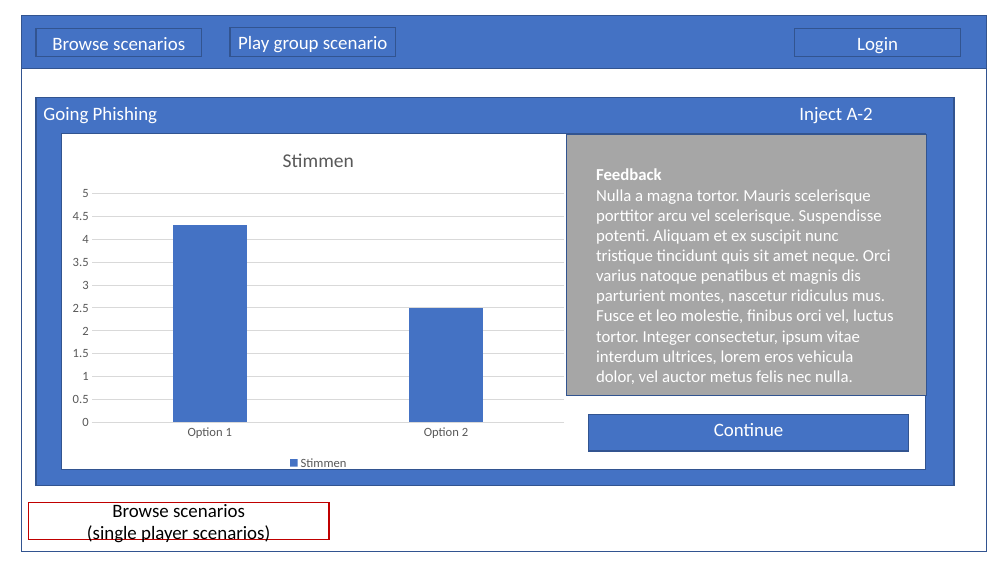
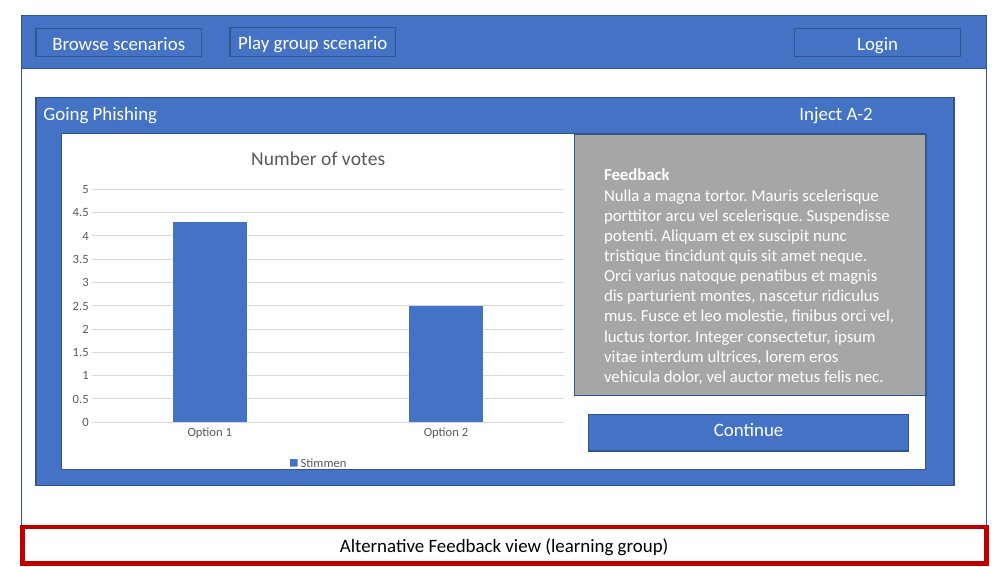
Before and after one commit to Elias-Ladenburger/CSEP, a slide deck: slide 12 of artefacts/concept-1.0/ideation/Lofi Wireframes.pptx (slide 11 before the commit). Drawn at 1008x567 pixels with LibreOffice and Linux fonts; fonts in the diff are those of the drawing. Boxes give left, top, right and bottom in pixels: in the first picture for what was removed or moved away, otherwise in the second. Text is boxed around its words. In the diff, an @@ line names an element or a change of style, - is before the commit and + after.

```diff
--- a/artefacts/concept-1.0/ideation/Lofi Wireframes.pptx
+++ b/artefacts/concept-1.0/ideation/Lofi Wireframes.pptx
@@ rectangle: place and size @@
-rectangle at [22,15,987,552]
+rectangle at [22,15,987,526]
@@ column chart at [63,132,575,473] @@
@@ title "Stimmen" to "Number of votes " @@
@@ rectangle "Feedback": place and size @@
-rectangle "Feedback" at [566,135,926,396]
+rectangle "Feedback" at [575,135,926,396]
@@ text in rectangle at [604,189,894,384]: text changed @@
-Nulla a magna tortor. Mauris scelerisque porttitor arcu vel scelerisque. Suspendisse potenti. Aliquam et ex suscipit nunc tristique tincidunt quis sit amet neque. Orci varius natoque penatibus et magnis dis parturient montes, nascetur ridiculus mus. Fusce et leo molestie, finibus orci vel, luctus tortor. Integer consectetur, ipsum vitae interdum ultrices, lorem eros vehicula dolor, vel auctor metus felis nec nulla.
+Nulla a magna tortor. Mauris scelerisque porttitor arcu vel scelerisque. Suspendisse potenti. Aliquam et ex suscipit nunc tristique tincidunt quis sit amet neque. Orci varius natoque penatibus et magnis dis parturient montes, nascetur ridiculus mus. Fusce et leo molestie, finibus orci vel, luctus tortor. Integer consectetur, ipsum vitae interdum ultrices, lorem eros vehicula dolor, vel auctor metus felis nec.
@@ rectangle removed at [29,503,330,540] @@
-Browse scenarios
-(single player scenarios)
@@ rectangle added at [23,527,987,564], outline #C00000 4.5 pt, 18 pt, text #000000 @@
+Alternative Feedback view (learning group)
```
Also in this commit, not shown: 7 other slides changed, 7 slides added, 1 slide removed.
